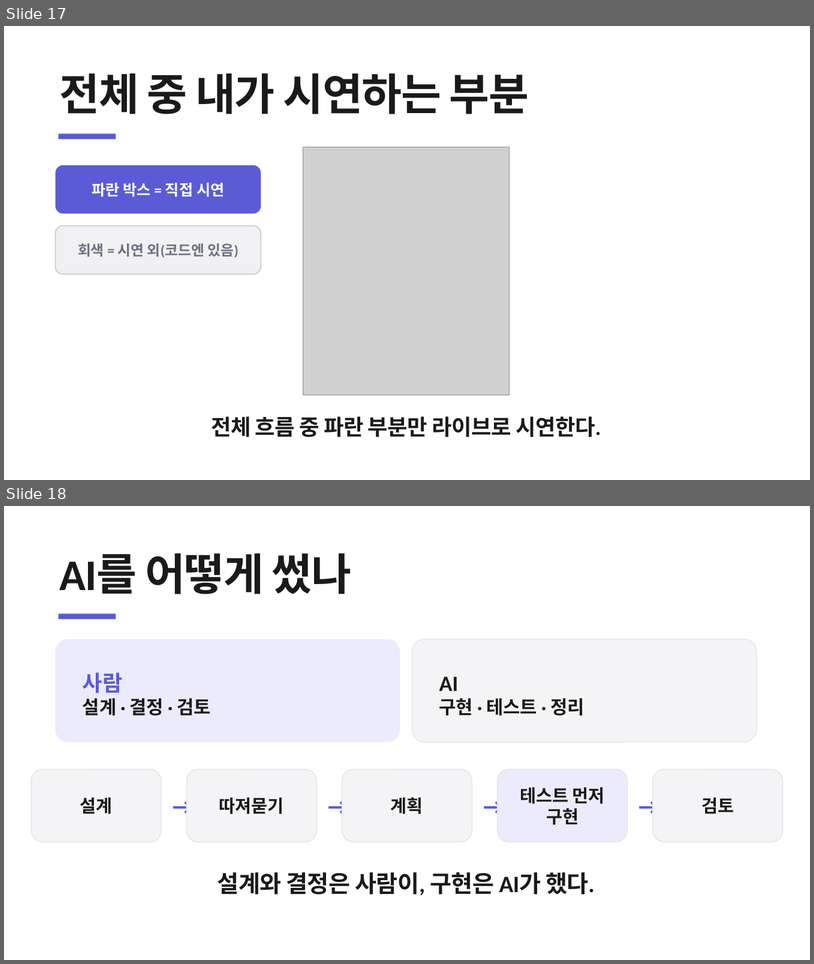
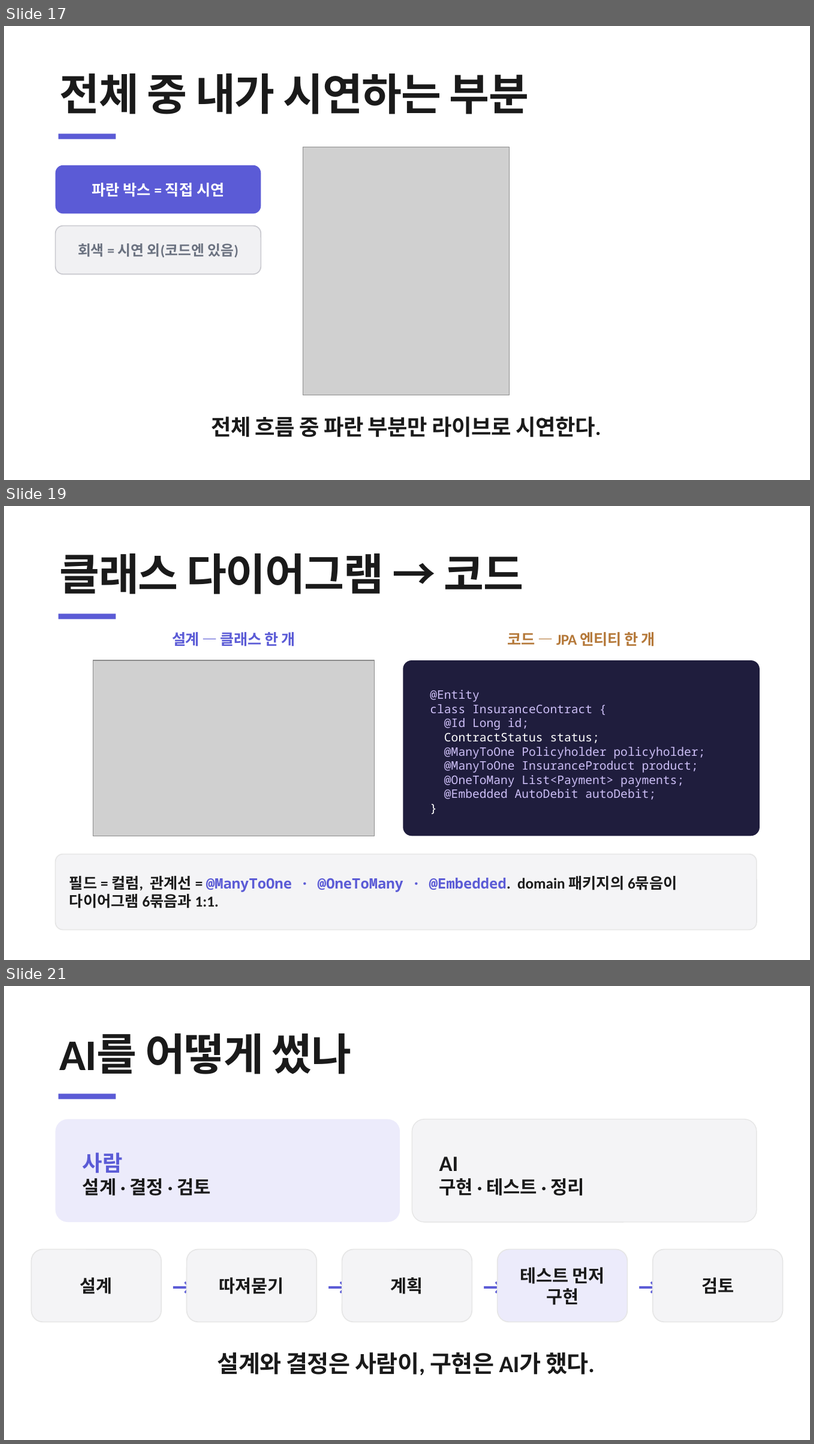
Before and after one commit to heyoonyoon/distributed-programming, a slide deck: docs/presentation/보험발표-figma.pptx. Shown one above the other, each under a label of ours: slides 17 and 18 before the commit, slides 17, 19 and 21 after it; the slides between them are not shown. The pictures are 814x964 and 814x1444 pixels, drawn with LibreOffice and Linux fonts; fonts in the diff are those of the drawing; grey boxes stand for pictures. Boxes give left, top, right and bottom in pixels: in the first picture for what was removed or moved away, otherwise in the second. Text is boxed around its words. In the diff, an @@ line names an element or a change of style, - is before the commit and + after.

```diff
--- a/docs/presentation/보험발표-figma.pptx
+++ b/docs/presentation/보험발표-figma.pptx
@@ slide 19 added at [4, 506, 810, 960], background #FFFFFF @@
@@ text added at [60, 553, 524, 594], 52 pt, text #1A1A1A, bold @@
+클래스 다이어그램 → 코드
@@ rectangle added at [59, 613, 116, 619], fill #5B5BD6 @@
@@ text added at [172, 632, 295, 646], 18 pt, text #5B5BD6, bold @@
+설계 — 클래스 한 개
@@ text added at [508, 632, 655, 646], 18 pt, text #B5793A, bold @@
+코드 — JPA 엔티티 한 개
@@ picture added at [93, 660, 375, 835] @@
@@ rounded rectangle added at [403, 660, 760, 835], fill #1F1D3D @@
@@ text added at [430, 690, 705, 799], 14 pt, text #CDBFF7 @@
+@Entity
+class InsuranceContract {
+@Id Long id;
+ContractStatus status;
+@ManyToOne Policyholder policyholder;
+@ManyToOne InsuranceProduct product;
+@OneToMany List<Payment> payments;
+@Embedded AutoDebit autoDebit;
+}
@@ rounded rectangle added at [56, 854, 757, 930], fill #F4F4F6, outline #E6E6E6 1.2 pt, 18 pt, text #1A1A1A, bold @@
+필드 = 컬럼, 관계선 = @ManyToOne · @OneToMany · @Embedded. domain 패키지의 6묶음이 다이어그램 6묶음과 1:1.
@@ what was slide 18 is now slide 21 @@
```
Also in this commit, not shown: 2 other slides added, 1 other file.
